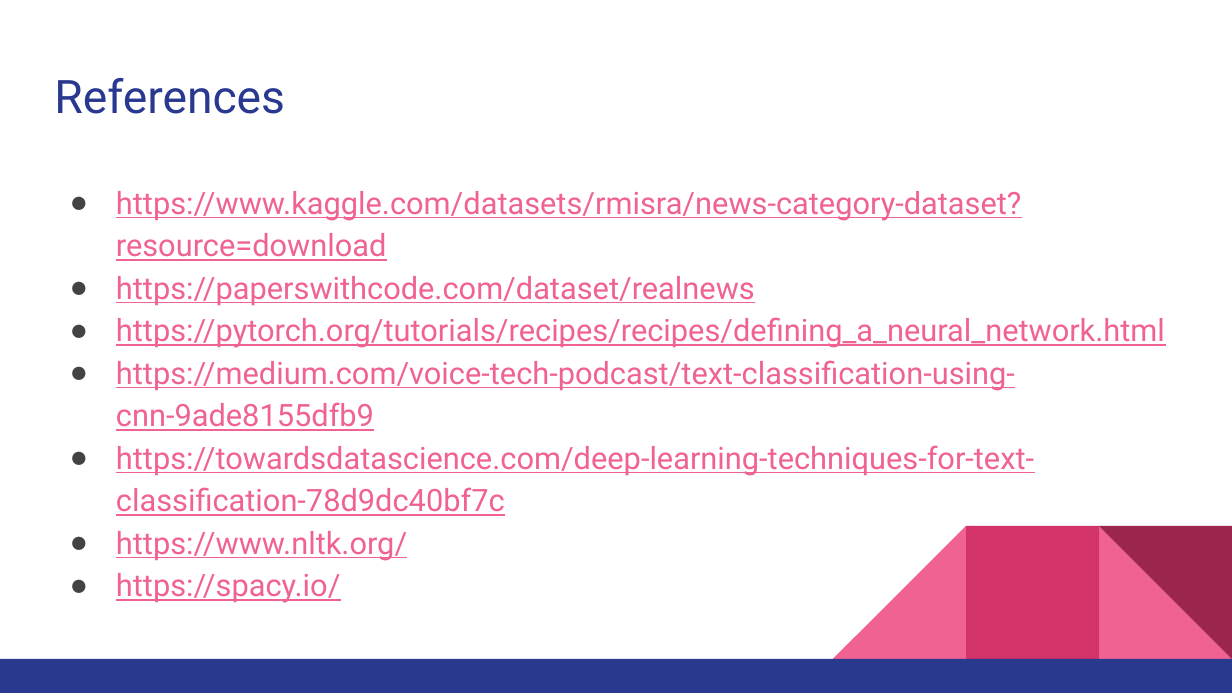
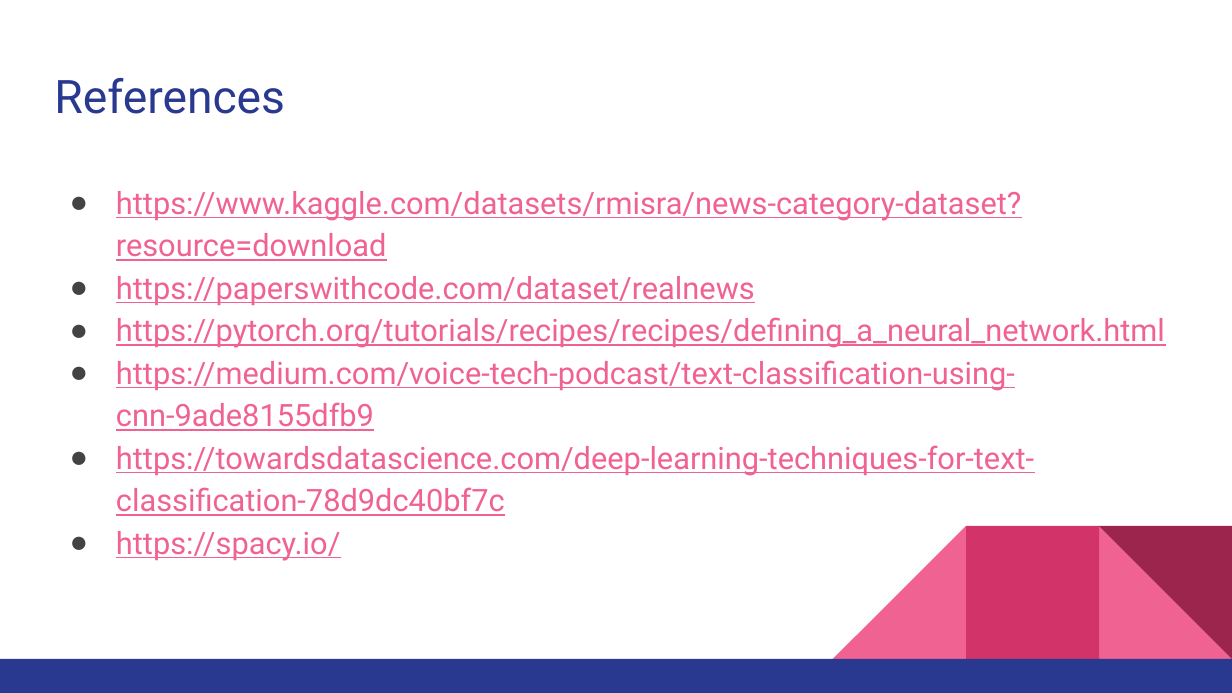
Before and after one commit to advil64/whats-the-tea, a slide deck: slide 26 of deep_learning_clustering/deliverables/What's the Tea Topic Classification of News Articles.pptx. Drawn at 1232x693 pixels with LibreOffice and Linux fonts; fonts in the diff are those of the drawing. Boxes give left, top, right and bottom in pixels: in the first picture for what was removed or moved away, otherwise in the second. Text is boxed around its words. In the diff, an @@ line names an element or a change of style, - is before the commit and + after.

```diff
--- a/deep_learning_clustering/deliverables/What's the Tea Topic Classification of News Articles.pptx
+++ b/deep_learning_clustering/deliverables/What's the Tea Topic Classification of News Articles.pptx
@@ text at bbox=[116, 531, 407, 561]: paragraph removed @@
-● https://www.nltk.org/
```
Also in this commit, not shown: 7 other slides changed, 3 other files.
